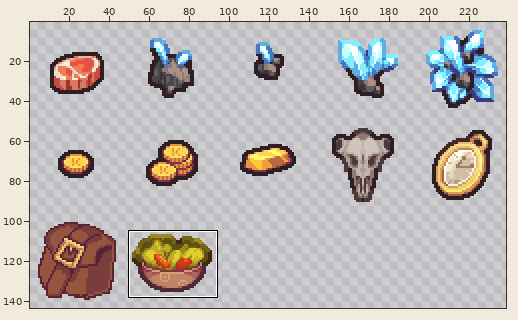
File history of a sprite sheet, Assets/Sprites/UI/Icons/sprite_commons.png. The first picture is a wide view before the edit; the outline marks the close-up.
Close-up. Old version:
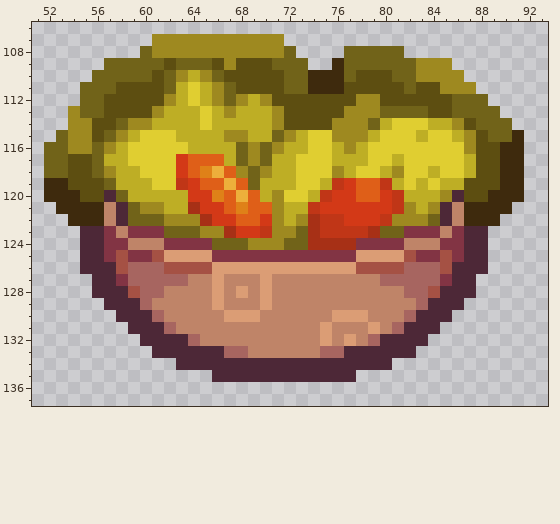
The file is 240x144 pixels. Colours within 5 levels of each other are drawn and written as one. Shown: x 51..93, y 106..137. The wide view leaves out empty margins.
And afterwards:
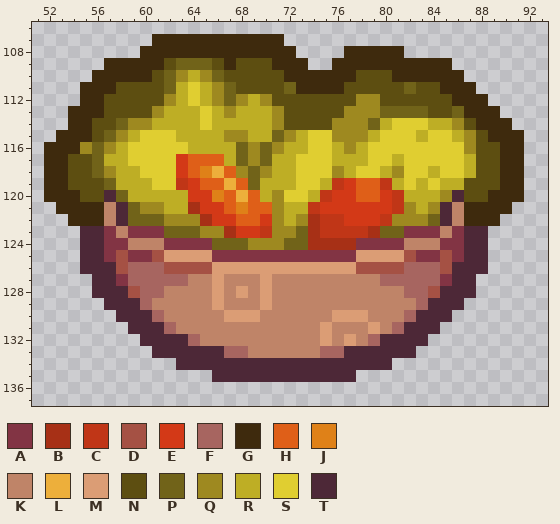
Palette (. is transparent): A #823444  B #a73016  C #c03617  D #a55144  E #d33917  F #a76560  G #3e2a0d  H #df5f18  J #df8118  K #bf8468  L #edaf3b  M #db9d75  N #5d4e11  P #716319  Q #9e8920  R #beae25  S #e0ce31  T #4d2837
Change:
@@ x 51..93 @@
 106 ...........................................
-107 ..........QQQQQQQQQQQ......................
-108 .........PQQQQQQQQQQQP....PPPPP............
-109 ......PPPPPNPPPNQNNNPPP..GPPPPPPQQQ........
-110 .....PPPPPNPQRQPNNNNNPPGGGPNNNPPQQQQ.......
-111 ....PPPNNNNPRSRQPNNNNPPGGGNNNNNPNNQQQ......
-112 ....PPNNNNNQRSRQPQRQNNNNNNNQQNNNNNNPPP.....
-113 ...QPPNNNNQRRRSRQRRRQNNNNNQQQPPPPNNPPPP....
-114 ...QQNNPQQRRRRSRRRRRQNNNNQQQPRSSSRRQNPPP...
-115 ..PQQNPQRSSSRRRRQQRRPQRSSQQQRSSSRSSRQNPPG..
-116 .PPQQPQRSSSSSRRRRPQPQRRSSRQRSSSSSSSSQNNGG..
-117 .PPNNPRRSSSSEHHHRPQPRRSSSRRRSSRSSSSSRNNGG..
-118 .PPNNPQRRSSSEHJLHQPQRRSSSQRSSRQSSRSSRNNGG..
+107 ..........GGGGGGGGGGG......................
+108 .........GGGGGGGGGGGGG....GGGGG............
+109 ......GGGGGNPPPNGNNNGGG..GGGGGGGGGG........
+110 .....GGGGGNPQRQPNNNNNGGGGGGNNNGGGGGG.......
+111 ....GGGNNNNPRSRQPNNNNPGGGGNNNNNPNNGGG......
+112 ....GGNNNNNQRSRQPQRQNNNNNNNQQNNNNNNGGG.....
+113 ...GGGNNNNQRRRSRQRRRQNNNNNQQQPPPPNNPGGG....
+114 ...GGNNPQQRRRRSRRRRRQNNNNQQQPRSSSRRQNGGG...
+115 ..GGGNPQRSSSRRRRQQRRPQRSSQQQRSSSRSSRQNGGG..
+116 .GGGQPQRSSSSSRRRRPQPQRRSSRQRSSSSSSSSQNNGG..
+117 .GGNNPRRSSSSEHHHRPQPRRSSSRRRSSRSSSSSRNNGG..
+118 .GGNNPQRRSSSEHJLHQPQRRSSSQRSSRQSSRSSRNNGG..
 119 .GGNNNPRRRSSCEHHLHPRRRSSRCEHHCRSRSRRNNNGG..
Boxes around the changes in both close-ups, in picture pixels (x1, y1, x2, y2):
changed: (44, 34, 512, 178)
